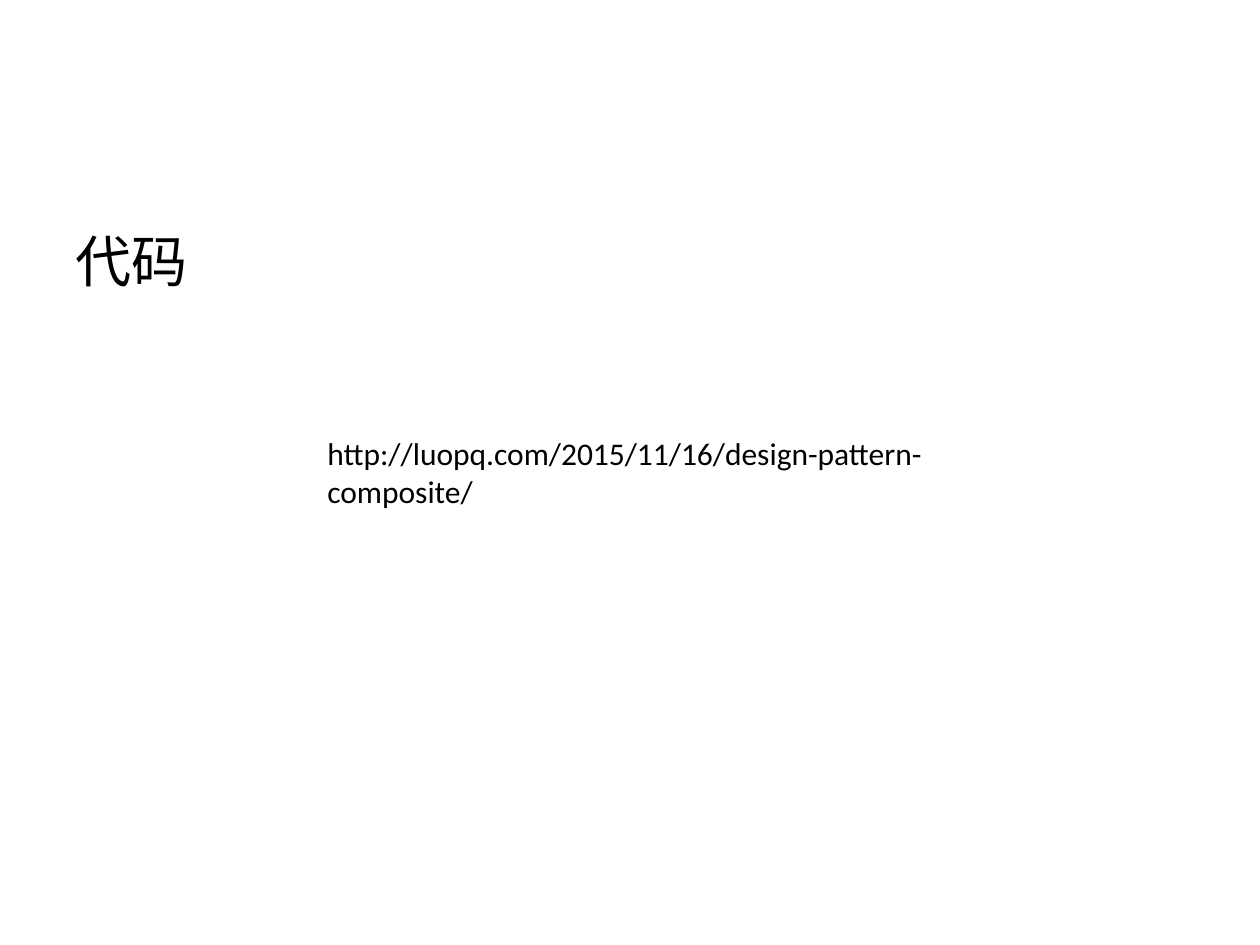
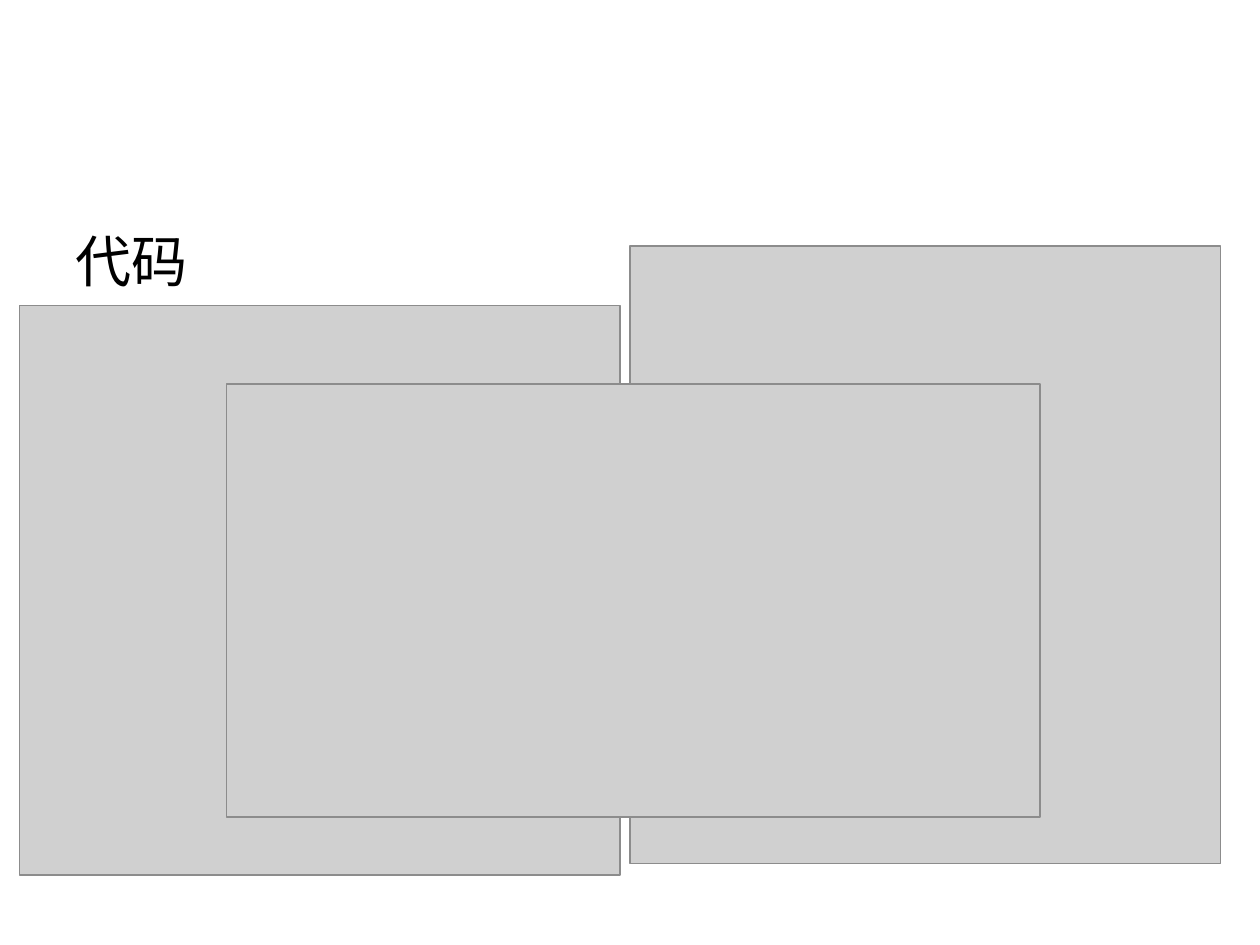
Before and after one commit to pskeeter/oop, a slide deck: slide 31 of 恒拓PPT模板.pptx. Drawn at 1260x945 pixels with LibreOffice and Linux fonts; fonts in the diff are those of the drawing; grey boxes stand for pictures; background and template pictures are left out. Boxes give left, top, right and bottom in pixels: in the first picture for what was removed or moved away, otherwise in the second. Text is boxed around its words. In the diff, an @@ line names an element or a change of style, - is before the commit and + after.

```diff
--- a/恒拓PPT模板.pptx
+++ b/恒拓PPT模板.pptx
@@ picture added at (630, 246, 1221, 863) @@
@@ picture added at (20, 305, 621, 874) @@
@@ picture added at (227, 384, 1041, 818) @@
@@ text removed at (327, 443, 921, 508) @@
-http://luopq.com/2015/11/16/design-pattern-composite/
```
Also in this commit, not shown: 3 other slides changed, 3 slides added, 1 slide removed, 2 other files.
